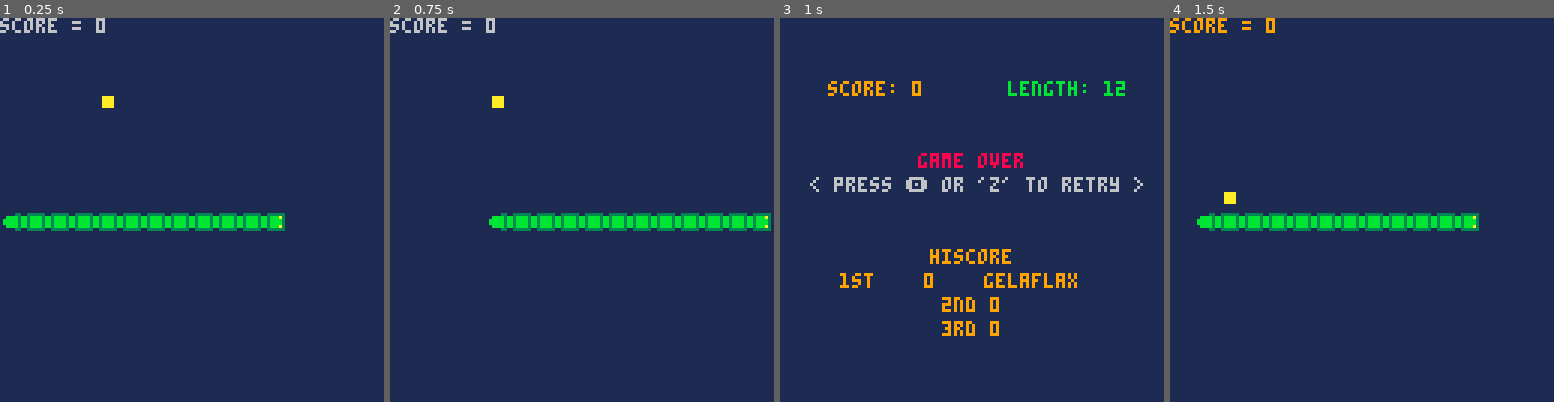
Above: before the commit, frames 1-4 (left to right).
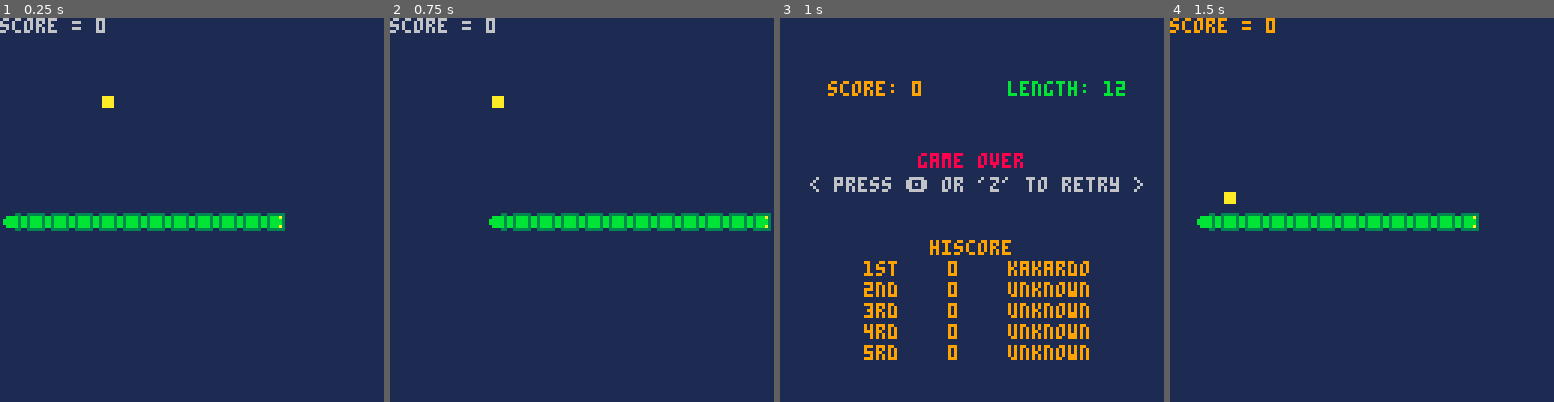
Above: after the commit, the same moments.

Repository: kakardo/Pico-8
Game: PICO-8 cartridge game carts/01 grone orm (snake clone)/snake.p8
Same seed, same stepped clock (60 frames per second), same inputs: the game is played once before the commit and once after it.
Inputs:
- Up to frame 1 (0.25 s): no input
- Up to frame 2 (0.75 s): tap X (X key) at 0.33 s; tap O (Z key) at 0.7 s
- Up to frame 3 (1 s): no input
- Up to frame 4 (1.5 s): tap X (X key) at 1.07 s

Frames 1-2 are identical in both runs. In frame 3, 4.8% of the frame differs, in the area x 15-81%, y 57-90%; in frame 4, nothing differs.

Commit message:
Hiscore display now has a better UI

Diff:
--- a/game carts/01 grone orm (snake clone)/ui.lua
+++ b/game carts/01 grone orm (snake clone)/ui.lua
@@ -13,18 +13,24 @@
   --print_centered("adjust starting speed",64,88,5)
 
   -- Letter (with space) = 4 pixels
-  local first = 20
-  print_centered("hiscore", 64, 80, 137)
-  print("1st ", first, 85, 137)
-  --print("88     88", first+12, 85, 8) -- space check
-  print(hiscore[1], first+28, 85, 137)
-  print("gelaflax", first+48, 85, 137) -- space check
+  local score_x = 28
+  local score_y = 77
 
-  print_centered("2nd "..hiscore[2], 64, 96, 137)
-  print_centered("3rd "..hiscore[3], 64, 104, 137)
+  local score_color = 137
+  print_centered("hiscore", 64, score_y, score_color)
+
+  print_score("1st", hiscore[1], score_x, score_y+4, score_color, "kakardo")
+  print_score("2nd", hiscore[2], score_x, score_y+11, score_color, "unknown")
+  print_score("3rd", hiscore[3], score_x, score_y+18, score_color, "unknown")
+  print_score("4rd", hiscore[3], score_x, score_y+25, score_color, "unknown")
+  print_score("5rd", hiscore[3], score_x, score_y+32, score_color, "unknown")
 end
 
-function print_score()
+function print_score(place, score, x, y, color, name)
+  print(place, x, y, color)
+  --print("88     88", x+12, y, 8) -- space check
+  print(score, x+28, y, color)
+  print(name, x+48, y, color) -- space check
 end
 
 -- LAST_LINE_OF_UI_LUA
